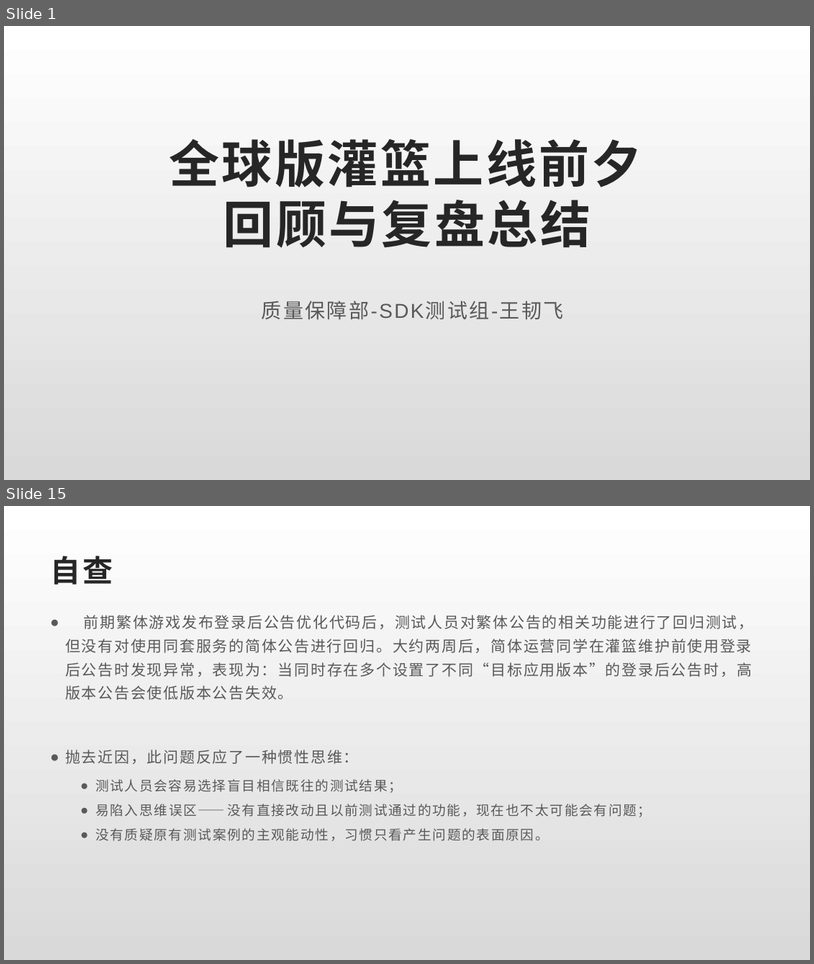
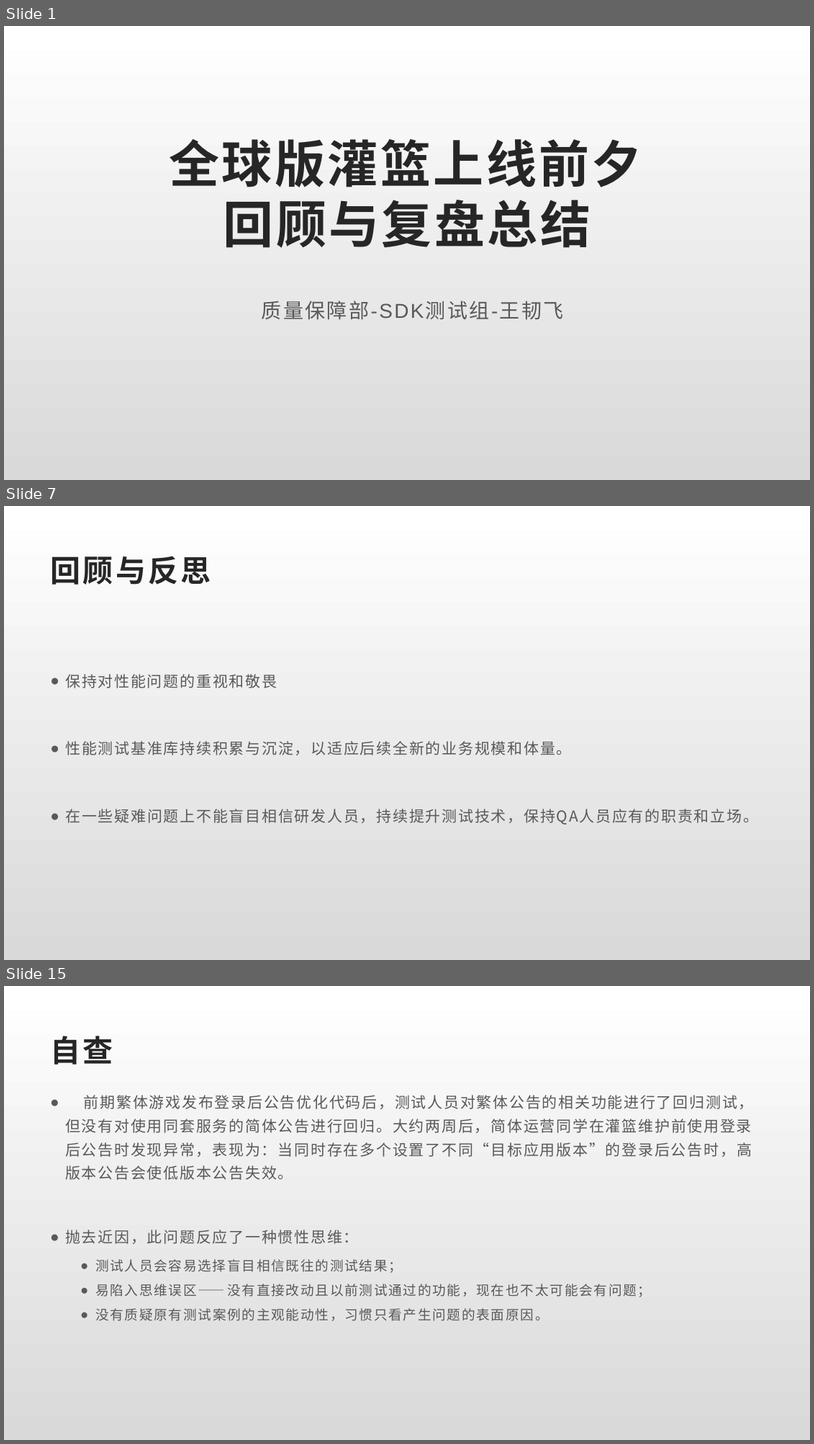
Before and after one commit to Rexixe1993/JavaScriptLesson, a slide deck: 全球版灌篮OBT复盘总结.pptx. Shown one above the other, each under a label of ours: slides 1 and 15 before the commit, slides 1, 7 and 15 after it; the slides between them are not shown. The pictures are 814x964 and 814x1444 pixels, drawn with LibreOffice and Linux fonts; fonts in the diff are those of the drawing. Boxes give left, top, right and bottom in pixels: in the first picture for what was removed or moved away, otherwise in the second. Text is boxed around its words. In the diff, an @@ line names an element or a change of style, - is before the commit and + after.

```diff
--- a/全球版灌篮OBT复盘总结.pptx
+++ b/全球版灌篮OBT复盘总结.pptx
@@ slide 7 added at [4, 506, 810, 960], background gradient #FFFFFF to #D9D9D9 @@
@@ title added at [50, 556, 211, 584], 36 pt, text #262626, bold @@
+回顾与反思
@@ text added at [65, 674, 759, 824], 18 pt, text #595959 @@
+● 保持对性能问题的重视和敬畏
+● 性能测试基准库持续积累与沉淀，以适应后续全新的业务规模和体量。
+● 在一些疑难问题上不能盲目相信研发人员，持续提升测试技术，保持QA人员应有的职责和立场。
```
Also in this commit, not shown: 10 slides changed, 1 other slide added, 2 slides removed.
